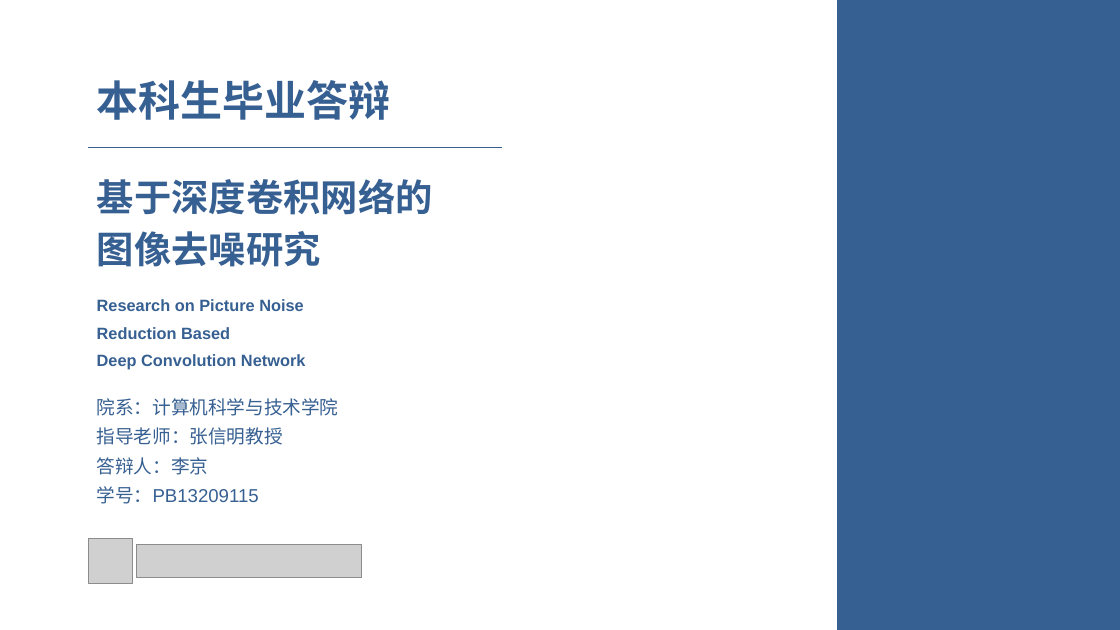
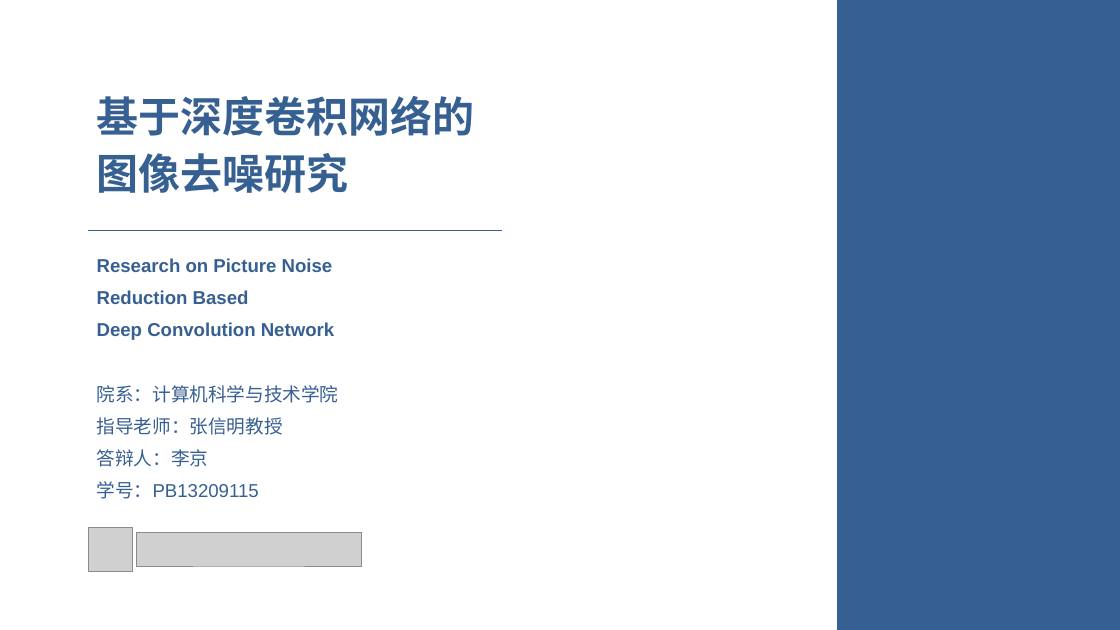
Before and after one commit to Lijinging/ustcthesis, a slide deck: slide 2 of PB13209115 李京 毕业答辩.pptx. Drawn at 1120x630 pixels with LibreOffice and Linux fonts; fonts in the diff are those of the drawing; grey boxes stand for pictures. Boxes give left, top, right and bottom in pixels: in the first picture for what was removed or moved away, otherwise in the second. Text is boxed around its words. In the diff, an @@ line names an element or a change of style, - is before the commit and + after.

Commit message:
"2017-06-01_21:40:46"

```diff
--- a/PB13209115 李京 毕业答辩.pptx
+++ b/PB13209115 李京 毕业答辩.pptx
@@ rectangle: place and size @@
-rectangle at <box>81,0,536,148</box>
+rectangle at <box>57,0,513,171</box>
@@ text removed at <box>97,80,391,120</box> @@
-本科生毕业答辩
@@ text "基于深度卷积网络的": place and size @@
-text "基于深度卷积网络的" at <box>97,179,433,267</box>
+text "基于深度卷积网络的" at <box>97,96,475,193</box>
@@ text "基于深度卷积网络的" at <box>97,96,475,193</box>: size 32 to 36 pt @@
@@ line moved from (88, 148) - (502, 148) to (88, 230) - (502, 230) @@
@@ text "Research on Picture Noise": place and size @@
-text "Research on Picture Noise" at <box>97,299,306,370</box>
+text "Research on Picture Noise" at <box>97,258,334,340</box>
@@ text "Research on Picture Noise" at <box>97,258,334,340</box>: size 14 to 16 pt; line spacing 0.8 to 0.9 @@
@@ text "院系：计算机科学与技术学院": place and size @@
-text "院系：计算机科学与技术学院" at <box>97,398,339,504</box>
+text "院系：计算机科学与技术学院" at <box>97,385,339,499</box>
@@ text "院系：计算机科学与技术学院" at <box>97,385,339,499</box>: line spacing 0.8 to 0.9 @@
@@ picture: place and size @@
-picture at <box>88,539,133,583</box>
+picture at <box>88,528,133,572</box>
@@ picture: place and size @@
-picture at <box>136,544,361,578</box>
+picture at <box>136,533,361,566</box>
```
